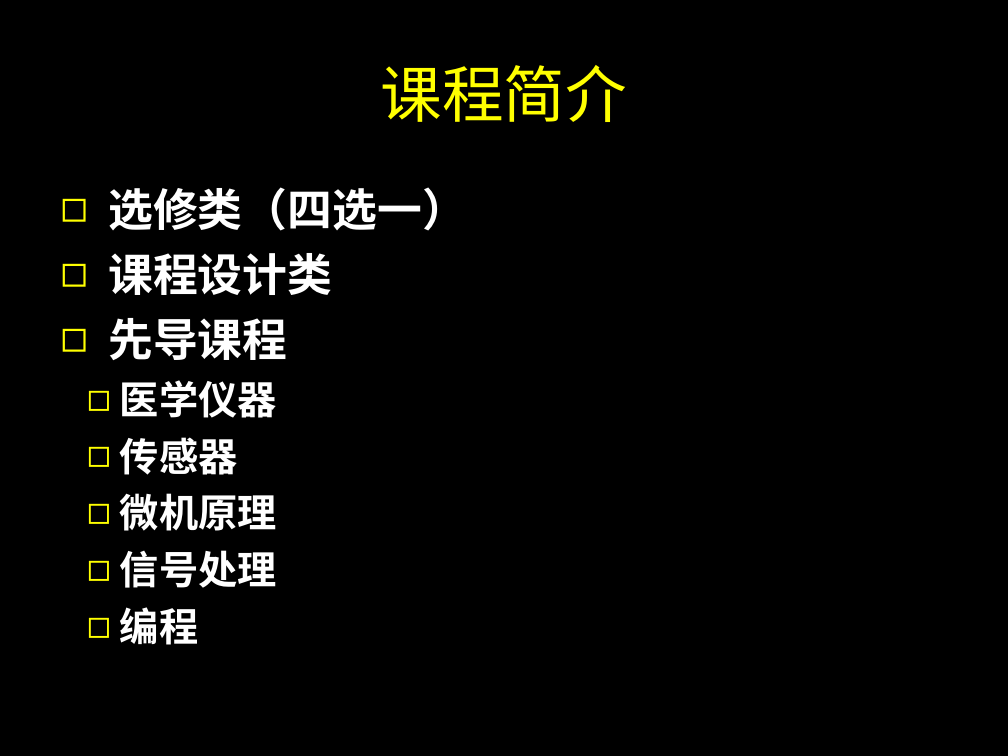
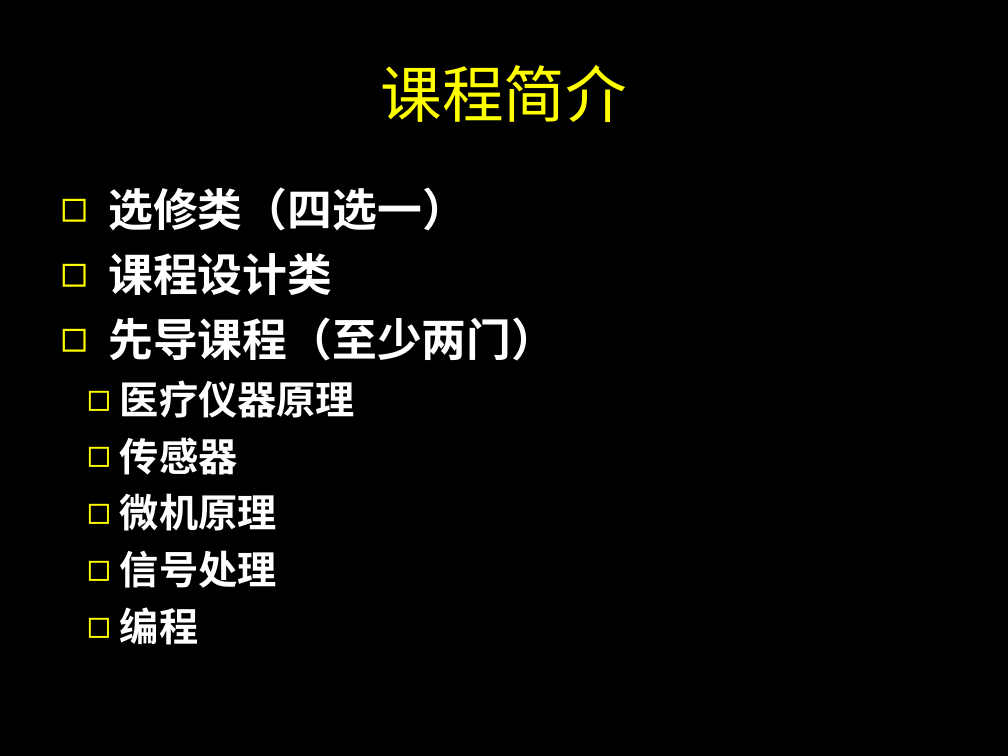
Before and after one commit to SJTUCourse/BI450, a slide deck: slide 3 of Lectures/2019 Fall/Lecture 0.ppt. Drawn at 1008x756 pixels with LibreOffice and Linux fonts; fonts in the diff are those of the drawing. Boxes give left, top, right and bottom in pixels: in the first picture for what was removed or moved away, otherwise in the second. Text is boxed around its words. In the diff, an @@ line names an element or a change of style, - is before the commit and + after.

```diff
--- a/Lectures/2019 Fall/Lecture 0.ppt
+++ b/Lectures/2019 Fall/Lecture 0.ppt
@@ text at bbox=[108, 317, 556, 418]: text changed @@
-◻ 先导课程
-  ◻ 医学仪器
+◻ 先导课程（至少两门）
+  ◻ 医疗仪器原理
```
Also in this commit, not shown: 3 other slides changed.
